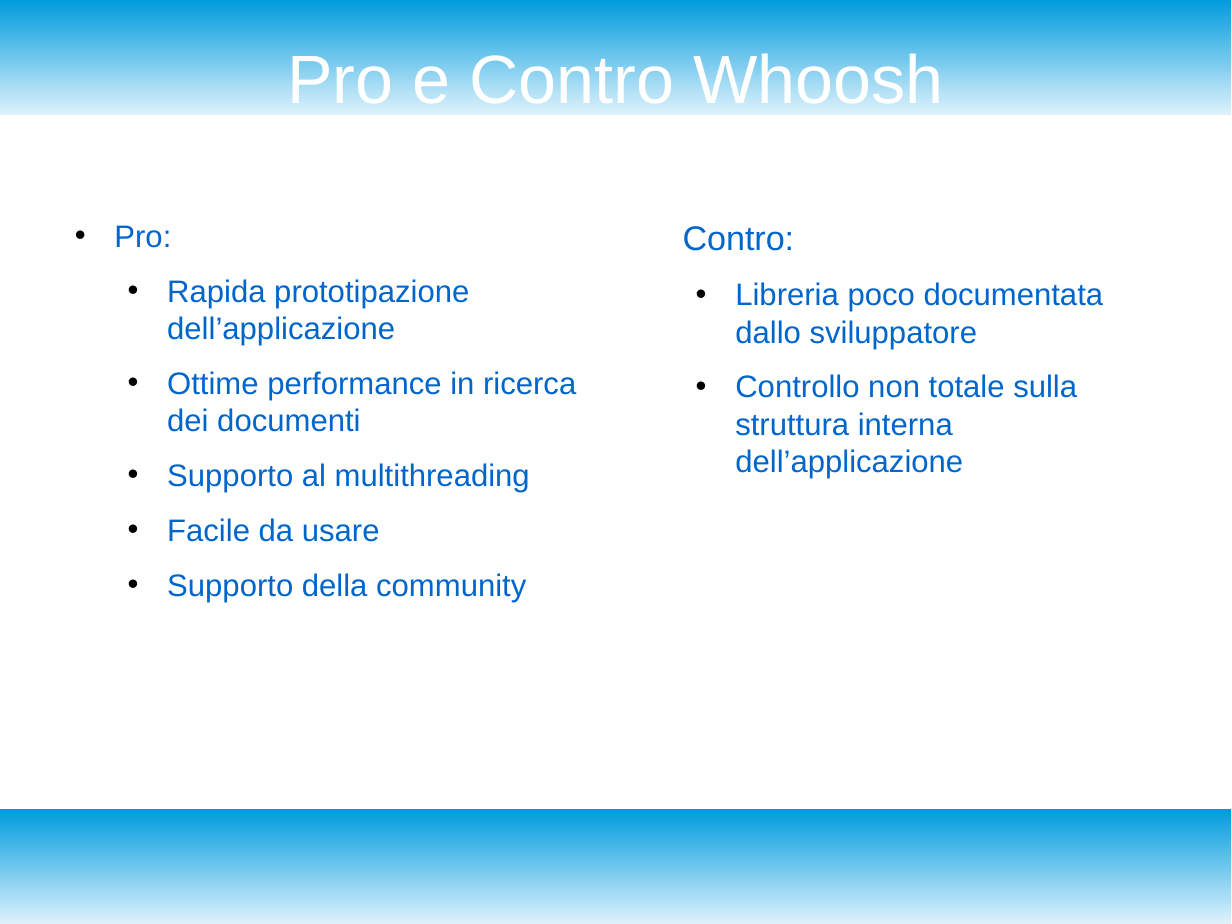
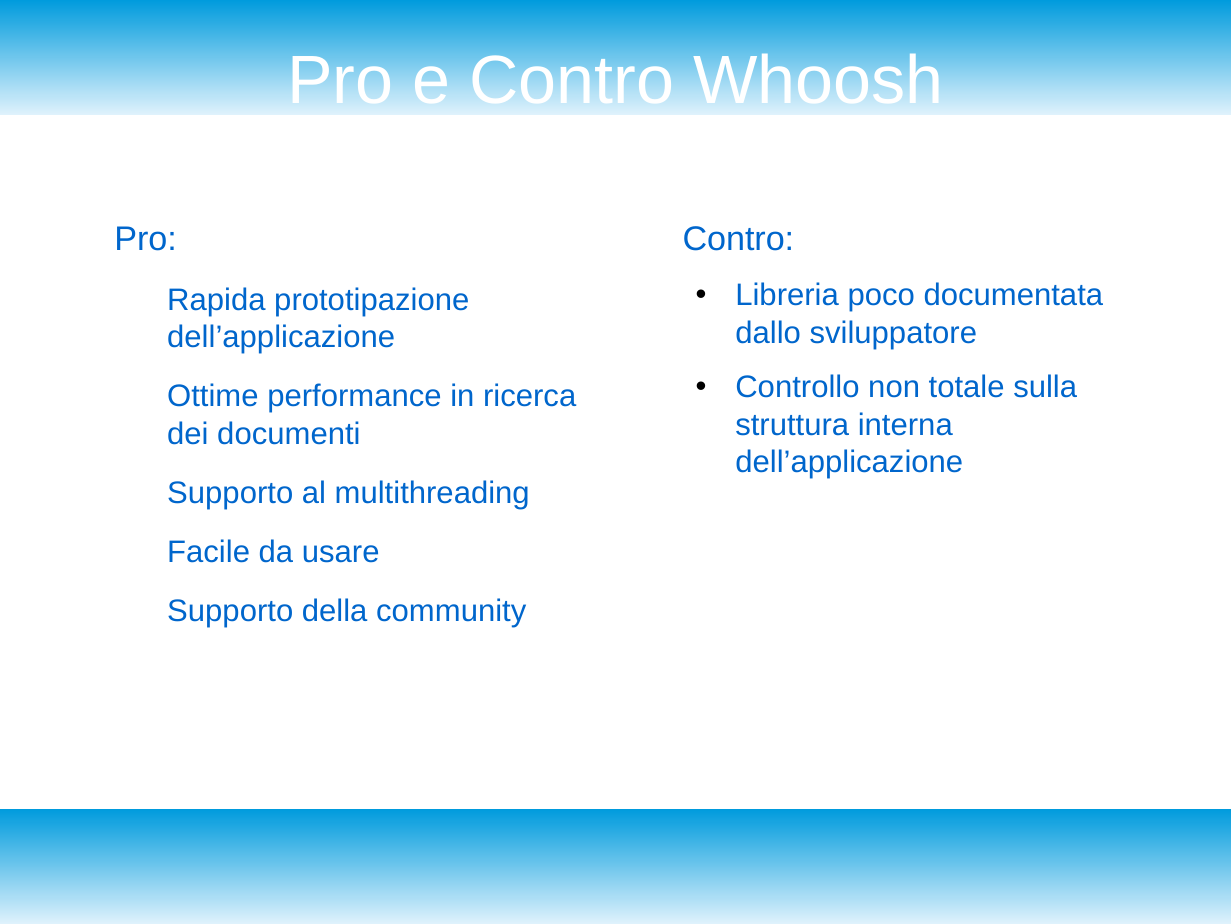
Before and after one commit to enrico404/SearchEngineForDblp, a slide deck: slide 3 of DocDblpSearchEngine.odp. Drawn at 1232x924 pixels with LibreOffice and Linux fonts; fonts in the diff are those of the drawing. Boxes give left, top, right and bottom in pixels: in the first picture for what was removed or moved away, otherwise in the second. Text is boxed around its words. In the diff, an @@ line names an element or a change of style, - is before the commit and + after.

```diff
--- a/DocDblpSearchEngine.odp
+++ b/DocDblpSearchEngine.odp
@@ text "Pro:" at (114, 226, 576, 628): size 20 to 22 pt in "Pro:"; bullet • to none; more space between paragraphs @@
```
Also in this commit, not shown: 9 other slides changed, 1 other file.
